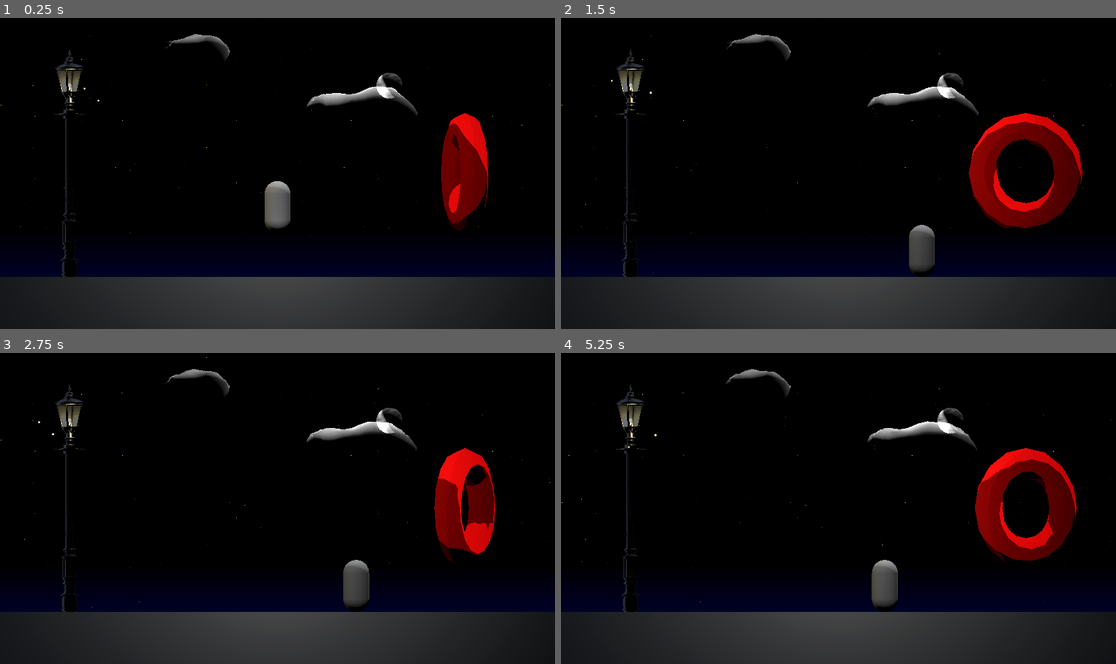
Above: before the commit, frames 1-4 (two rows, left to right).
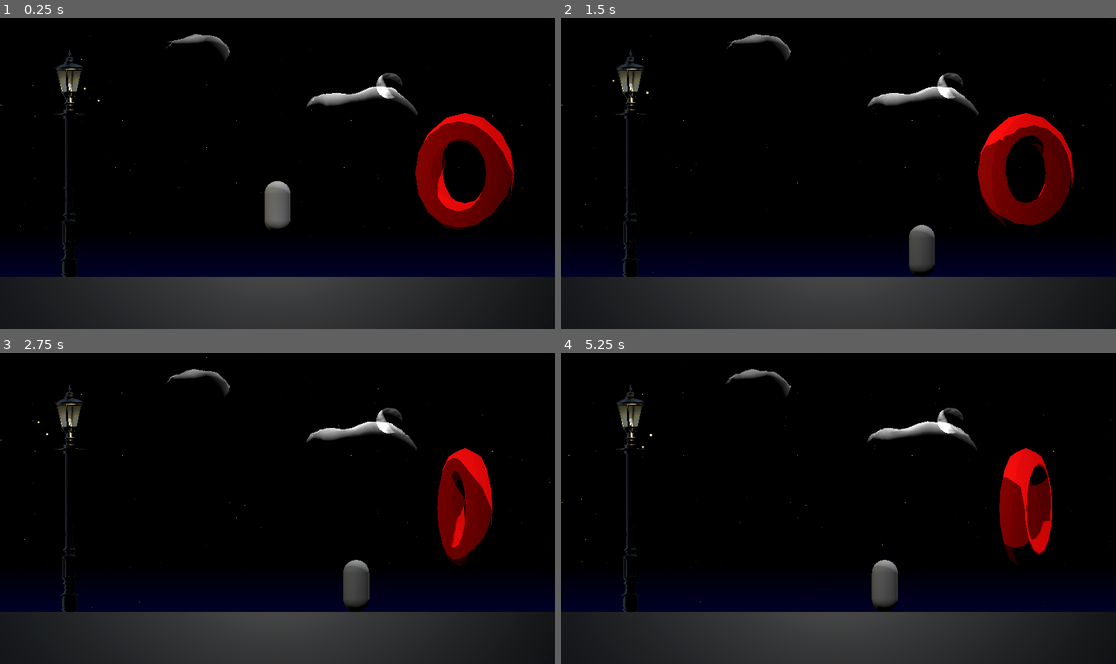
Above: after the commit, the same moments.

Repository: Baerkanogue/NightScene
Game: Godot game, scene res://scenes/main.tscn
Same seed, same stepped clock (60 frames per second), same inputs: the game is played once before the commit and once after it.
Inputs:
- Up to frame 1 (0.25 s): no input
- Up to frame 2 (1.5 s): hold Right (move_right) 0.53-1.28 s; tap Space (jump) at 0.77 s; hold Left (move_left) from 1.28 s (still down)
- Up to frame 3 (2.75 s): tap Space (jump) at 1.52 s; release Left (move_left) at 2.03 s; hold Right (move_right) from 2.03 s (still down)
- Up to frame 4 (5.25 s): release Right (move_right) at 2.78 s; hold Up (move_up) 2.78-3.53 s; tap Space (jump) at 3.02, 3.77, 4.52 s; hold Left (move_left) from 3.53 s (still down)

The runs differ from the first frame. In frame 1, 4.5% of the frame differs, in the area x 12-93%, y 22-69%; in frame 2, 2.4%; in frame 3, 1.8%; in frame 4, 4.6%, in the area x 12-93%, y 23-80%.

Commit message:
Add fountain asset and adjust firefly parameters
Added a fountain asset to the main scene and updated its transform. Adjusted firefly mesh transforms, speed values, and material size. Made minor lighting and shader changes, including shadow casting and light energy tweaks for improved scene appearance.

Diff:
--- a/scenes/main.tscn
+++ b/scenes/main.tscn
@@ -1,6 +1,7 @@
-[gd_scene load_steps=115 format=3 uid="uid://dd6tfjvemfxu"]
+[gd_scene load_steps=116 format=3 uid="uid://dd6tfjvemfxu"]
 
 [ext_resource type="Script" uid="uid://5bq4ewqqi03c" path="res://scripts/test_torus.gd" id="2_0wfyh"]
+[ext_resource type="PackedScene" uid="uid://tb8odm6lsxi2" path="res://assets/fountain.blend" id="2_jkv2x"]
 [ext_resource type="Script" uid="uid://ct6q0gda2r4ft" path="res://scripts/environment.gd" id="3_sugp2"]
 [ext_resource type="Material" uid="uid://bwd5y5xb21k55" path="res://shaders/test_mat.tres" id="3_tbgi4"]
 [ext_resource type="Script" uid="uid://2o0jam4uui6g" path="res://scripts/player.gd" id="4_jyhfs"]
@@ -71,7 +72,15 @@
 albedo_texture = ExtResource("8_85g3d")
 emission_operator = 1
 emission_texture = ExtResource("8_85g3d")
+rim = 0.01
+rim_tint = 1.0
+clearcoat = 0.0
+clearcoat_roughness = 1.0
+heightmap_scale = 9.45
 heightmap_texture = ExtResource("8_85g3d")
+subsurf_scatter_strength = 0.05
+backlight = Color(0.691357, 0.691357, 0.691357, 1)
+refraction_scale = 0.58
 
 [sub_resource type="SphereMesh" id="SphereMesh_85g3d"]
 material = SubResource("StandardMaterial3D_choun")
@@ -228,7 +237,7 @@
 
 [sub_resource type="VisualShader" id="VisualShader_o7ddy"]
 code = "shader_type spatial;
-render_mode blend_mix, depth_draw_always, cull_back, diffuse_lambert, specular_schlick_ggx, shadows_disabled, ambient_light_disabled, alpha_to_coverage_and_one;
+render_mode blend_mix, depth_draw_always, cull_back, diffuse_lambert, specular_schlick_ggx, shadows_disabled, ambient_light_disabled, alpha_to_coverage;
 
 uniform vec2 DisplacementSpeed = vec2(0.010000, 0.020000);
 uniform float DisplacementSpeedGlobal : hint_range(0.0, 10.0) = 0.5;
@@ -390,11 +399,10 @@
 
 }
 "
-graph_offset = Vector2(-1621.48, 495.197)
 modes/depth_draw = 1
 flags/shadows_disabled = true
 flags/ambient_light_disabled = true
-flags/alpha_to_coverage_and_one = true
+flags/alpha_to_coverage = true
 nodes/vertex/0/position = Vector2(640, 140)
 nodes/vertex/2/node = SubResource("VisualShaderNodeInput_5poiv")
 nodes/vertex/2/position = Vector2(-720, -20)
@@ -471,7 +479,7 @@
 [sub_resource type="FastNoiseLite" id="FastNoiseLite_ids8r"]
 resource_local_to_scene = true
 noise_type = 3
-seed = 1510047515
+seed = 1557359945
 frequency = 0.0017
 fractal_octaves = 8
 fractal_lacunarity = 2.01
@@ -869,7 +877,7 @@
 [sub_resource type="FastNoiseLite" id="FastNoiseLite_1v6qk"]
 resource_local_to_scene = true
 noise_type = 3
-seed = 449094929
+seed = -1421601110
 frequency = 0.0017
 fractal_octaves = 8
 fractal_lacunarity = 2.01
@@ -938,13 +946,18 @@
 transform = Transform3D(1, 0, 0, 0, 1, 0, 0, 0, 1, 0, 0, 6.5954)
 projection = 1
 current = true
+fov = 37.8493
 size = 3.0
+far = 30.0
+
+[node name="fountain" parent="Environment" instance=ExtResource("2_jkv2x")]
+transform = Transform3D(0.66, 0, 0, 0, 0.66, 0, 0, 0, 0.66, 0.965937, -1, -2.12833)
 
 [node name="Geometry" type="Node3D" parent="."]
 script = ExtResource("4_tbgi4")
 
 [node name="TestTorus" type="MeshInstance3D" parent="Geometry"]
-transform = Transform3D(-0.0105645, -0.551259, 2.41531e-08, 0, -2.52215e-08, -0.579, 0.551259, -0.0105645, 4.66264e-10, 1.80221, 0, 0)
+transform = Transform3D(0.366011, -0.411283, 1.80249e-08, 0, -2.52215e-08, -0.579, 0.411283, 0.366011, -1.60366e-08, 1.80221, 0, 0)
 mesh = SubResource("TorusMesh_7dm0k")
 skeleton = NodePath("../..")
 script = ExtResource("2_0wfyh")
@@ -982,6 +995,7 @@
 [node name="Moon" type="MeshInstance3D" parent="Geometry"]
 transform = Transform3D(1, 0, 0, 0, 1, 0, 0, 0, 1, 1.077, 0.843, -2.90389)
 layers = 2
+cast_shadow = 0
 mesh = SubResource("SphereMesh_85g3d")
 
 [node name="MoonSpotLight3D" type="SpotLight3D" parent="Geometry/Moon"]
@@ -998,6 +1012,7 @@
 [node name="Cloud" type="MeshInstance3D" parent="Geometry/Clouds"]
 transform = Transform3D(-4.37114e-08, -1, 0, 1, -4.37114e-08, 0, 0, 0, 1, 0.777702, 0.561641, -2.47276)
 layers = 4
+cast_shadow = 0
 mesh = SubResource("CapsuleMesh_eb6dy")
 skeleton = NodePath("../..")
 script = ExtResource("11_jbj1t")
@@ -1016,6 +1031,7 @@
 [node name="Cloud2" type="MeshInstance3D" parent="Geometry/Clouds"]
 transform = Transform3D(-4.37114e-08, -1, 0, 1, -4.37114e-08, 0, 0, 0, 1, -0.837635, 1.17914, -2.47276)
 layers = 8
+cast_shadow = 0
 mesh = SubResource("CapsuleMesh_kf5aa")
 skeleton = NodePath("../..")
 script = ExtResource("11_jbj1t")
@@ -1044,7 +1060,7 @@
 [node name="LampOmniLight3D" type="OmniLight3D" parent="Geometry/LampPost/Circle" index="0"]
 transform = Transform3D(1, 0, 4.76837e-08, 0, 1, 0, -4.76837e-08, 0, 1, 0, 2.30124, 0)
 light_color = Color(1, 0.94, 0.64, 1)
-light_energy = 0.9134
+light_energy = 1.13943
 light_cull_mask = 1
 omni_range = 4.703
 omni_attenuation = 1.86
@@ -1062,9 +1078,10 @@
 transform = Transform3D(1, 0, 0, 0, 1, 0, 0, 0, 1, -2, 0.789024, 0.25)
 script = ExtResource("14_a8y0u")
 mesh_instance = NodePath("FireflyMesh")
+speed = 0.872206
 
 [node name="FireflyMesh" type="MeshInstance3D" parent="Firefly"]
-transform = Transform3D(1, 0, 0, 0, 1, 0, 0, 0, 1, -0.165465, 0.0834142, 0.250243)
+transform = Transform3D(1, 0, 0, 0, 1, 0, 0, 0, 1, -0.277366, 0.095445, -0.114316)
 mesh = SubResource("QuadMesh_ya4ey")
 skeleton = NodePath("../..")
 
@@ -1080,9 +1097,10 @@
 transform = Transform3D(1, 0, 0, 0, 1, 0, 0, 0, 1, -2, 0.673788, 0.25)
 script = ExtResource("14_a8y0u")
 mesh_instance = NodePath("FireflyMesh")
+speed = 1.09843
 
 [node name="FireflyMesh" type="MeshInstance3D" parent="Firefly2"]
-transform = Transform3D(1.00001, -5.96046e-08, -1.01328e-06, -2.08616e-07, 1, -2.27374e-13, 1.01328e-06, 0, 1.00001, 0.250566, 0.0834142, 0.164975)
+transform = Transform3D(1.00001, -5.96046e-08, -1.01328e-06, -2.08616e-07, 1, -2.27374e-13, 1.01328e-06, 0, 1.00001, 0.223171, 0.095445, -0.200486)
 mesh = SubResource("QuadMesh_ya4ey")
 skeleton = NodePath("../..")
 
--- a/scripts/firefly.gd
+++ b/scripts/firefly.gd
@@ -40,7 +40,6 @@
 		are_shader_params_ready = true if shader_params_safe_loader() else false
 
 		angle = randf()
-		speed += randf_range(-0.2, 0.2)
 
 
 func _process(delta: float) -> void:
--- a/shaders/firefly_mat.tres
+++ b/shaders/firefly_mat.tres
@@ -6,6 +6,6 @@
 render_priority = 0
 shader = ExtResource("1_7swbb")
 shader_parameter/Color = Color(1, 0.883, 0.61, 1)
-shader_parameter/Size = 1.03516
+shader_parameter/Size = 0.900092
 shader_parameter/AlphaMultiplier = 1.0
 shader_parameter/EmissionMultiplier = 1.0
